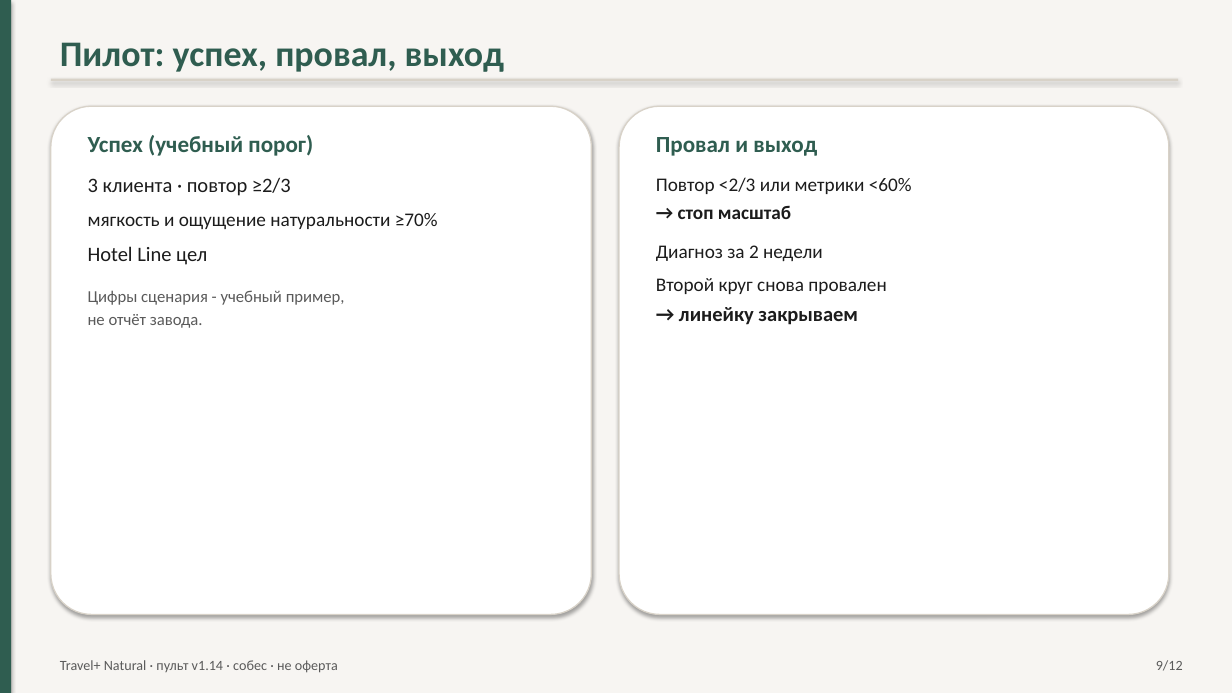
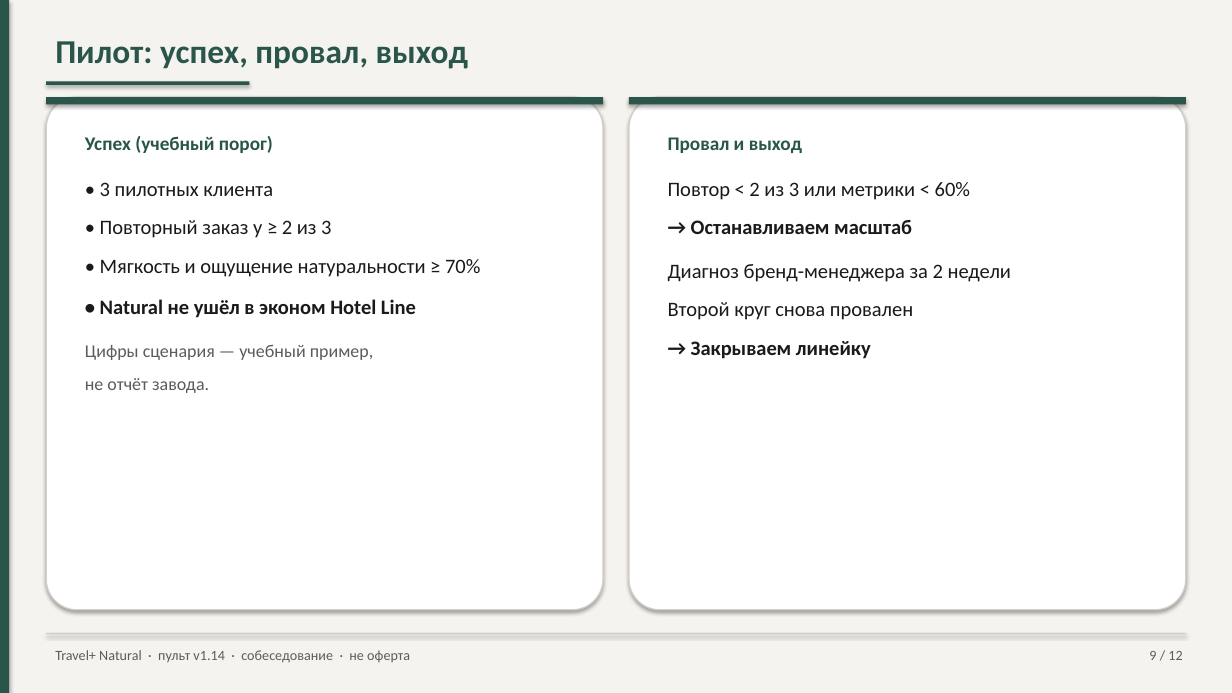
Before and after one commit to pagasbot-coder/Banya-Digital, a slide deck: slide 9 of knowledge-base/presentation-travelplus-interview.pptx. Drawn at 1232x693 pixels with LibreOffice and Linux fonts; fonts in the diff are those of the drawing. Boxes give left, top, right and bottom in pixels: in the first picture for what was removed or moved away, otherwise in the second. Text is boxed around its words. In the diff, an @@ line names an element or a change of style, - is before the commit and + after.

```diff
--- a/knowledge-base/presentation-travelplus-interview.pptx
+++ b/knowledge-base/presentation-travelplus-interview.pptx
@@ rectangle at (x1=0, y1=0, x2=1232, y2=693): fill #F7F5F2 to #F5F3EF @@
@@ rectangle at (x1=0, y1=0, x2=9, y2=693): fill #2F5D50 to #2A554A @@
@@ text "Пилот: успех, провал, выход" at (x1=55, y1=41, x2=468, y2=69): size 28 to 26 pt, text colour #2F5D50 to #2A554A @@
@@ rectangle added at (x1=46, y1=81, x2=250, y2=85), fill #2A554A @@
@@ rectangle removed at (x1=51, y1=79, x2=1178, y2=81) @@
@@ rounded rectangle resized from (x1=619, y1=106, x2=1169, y2=615) to (x1=46, y1=97, x2=604, y2=610) @@
@@ rounded rectangle at (x1=46, y1=97, x2=604, y2=610): outline #D8D2C8 1 pt to #D4CEC4 1 pt; proportions changed @@
@@ rectangle added at (x1=46, y1=97, x2=604, y2=104), fill #2A554A @@
@@ rounded rectangle removed at (x1=51, y1=106, x2=592, y2=615) @@
@@ rounded rectangle added at (x1=629, y1=97, x2=1187, y2=610), fill #FFFFFF, outline #D4CEC4 1 pt @@
@@ rectangle added at (x1=629, y1=97, x2=1187, y2=104), fill #2A554A @@
@@ text at (x1=85, y1=136, x2=273, y2=393): size 18 to 15 pt, text colour #2F5D50 to #2A554A in "Успех (учебный порог)"; size 13 to 14 pt, text colour #5A5A5A to #5C5C5C in "не отчёт завода."; line spacing 1 to 1.15; more space between paragraphs @@
@@ text "Провал и выход" moved from (x1=656, y1=137, x2=912, y2=325) to (x1=668, y1=137, x2=1011, y2=359) @@
@@ text at (x1=668, y1=137, x2=913, y2=320): size 18 to 15 pt, text colour #2F5D50 to #2A554A in "Провал и выход"; size 15 to 16 pt, text colour #1C1C1C to #1A1A1A in "Второй круг снова провален"; line spacing 1 to 1.15; more space between paragraphs @@
@@ text at (x1=85, y1=182, x2=480, y2=360): text changed; size 15 to 16 pt; text colour #1C1C1C to #1A1A1A @@
-3 клиента · повтор ≥2/3
-мягкость и ощущение натуральности ≥70%
-Hotel Line цел
-Цифры сценария - учебный пример,
+• 3 пилотных клиента
+• Повторный заказ у ≥ 2 из 3
+• Мягкость и ощущение натуральности ≥ 70%
+• Natural не ушёл в эконом Hotel Line
+Цифры сценария — учебный пример,
@@ text at (x1=668, y1=182, x2=1011, y2=282): text changed; size 15 to 16 pt; text colour #1C1C1C to #1A1A1A @@
-Повтор <2/3 или метрики <60%
-→ стоп масштаб
-Диагноз за 2 недели
+Повтор < 2 из 3 или метрики < 60%
+→ Останавливаем масштаб
+Диагноз бренд-менеджера за 2 недели
@@ text at (x1=691, y1=341, x2=871, y2=359): text changed; text colour #1C1C1C to #1A1A1A @@
-→ линейку закрываем
+→ Закрываем линейку
@@ rectangle added at (x1=46, y1=633, x2=1186, y2=634), fill #D4CEC4 @@
@@ text at (x1=55, y1=650, x2=410, y2=662): text changed; text colour #5A5A5A to #5C5C5C @@
-Travel+ Natural · пульт v1.14 · собес · не оферта
+Travel+ Natural · пульт v1.14 · собеседование · не оферта
@@ text at (x1=1149, y1=651, x2=1182, y2=660): text changed; text colour #5A5A5A to #5C5C5C @@
-9/12
+9 / 12
```
Also in this commit, not shown: 11 other slides changed, 10 other files.
